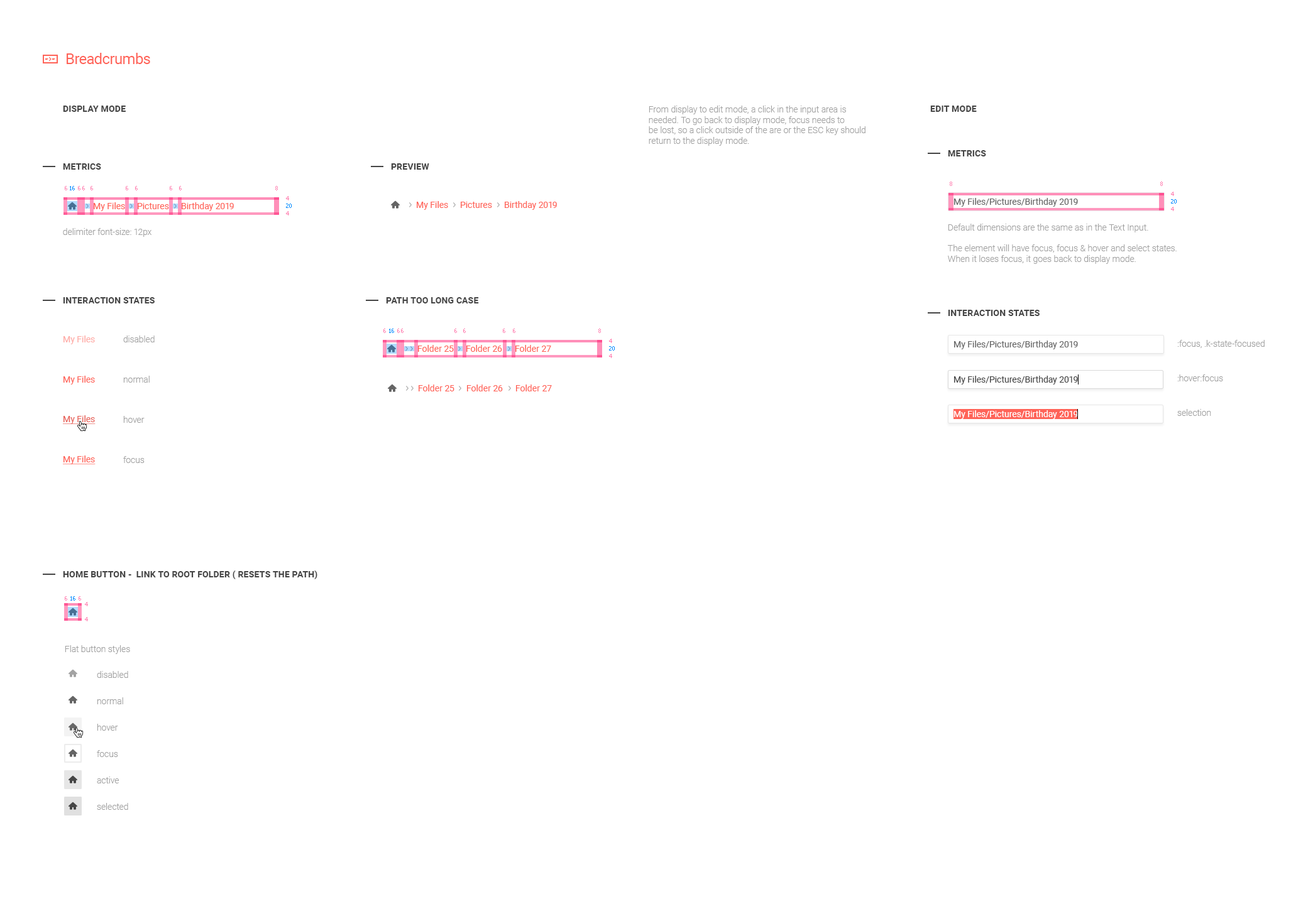
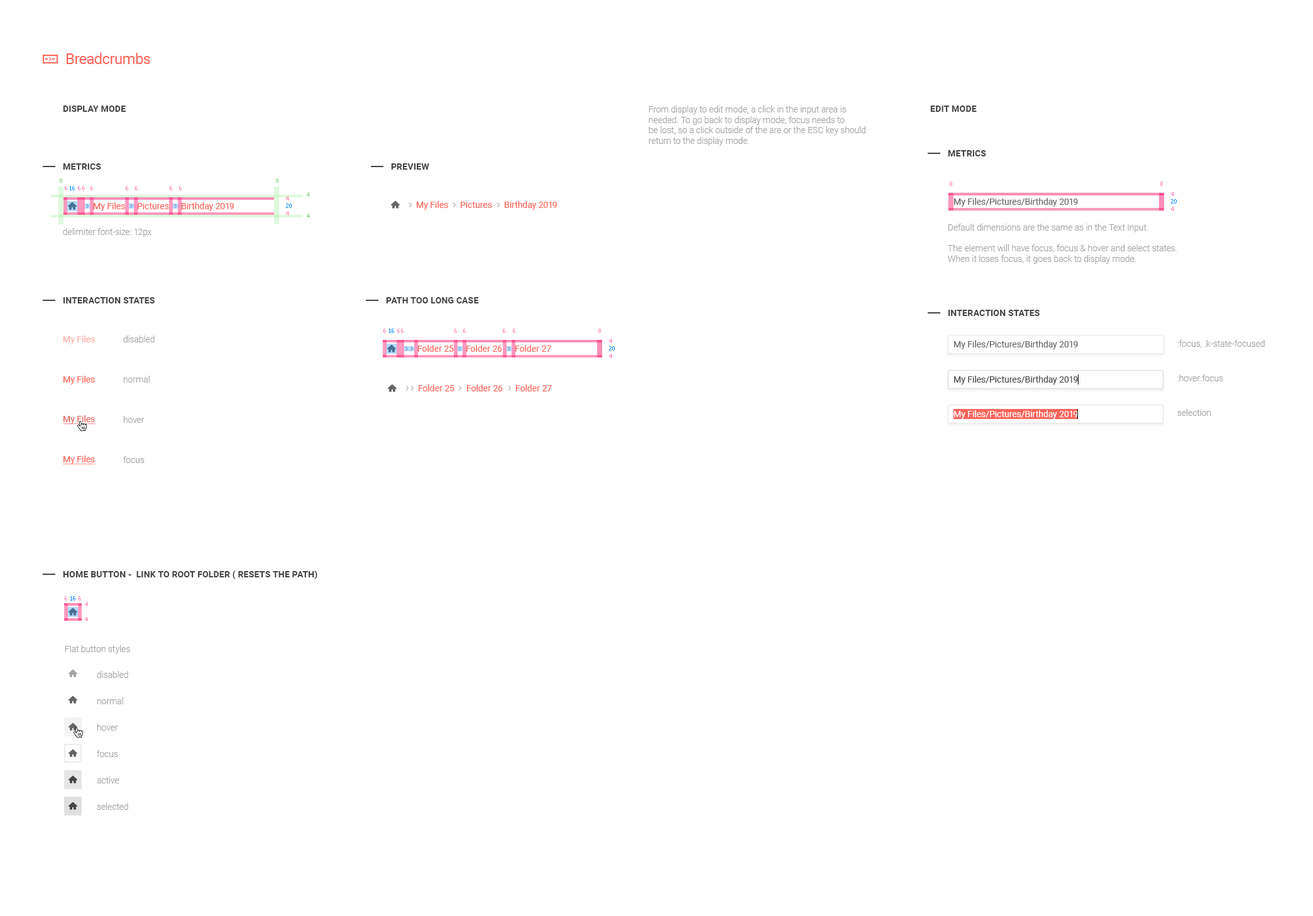
Before/after of a 1313px x 916px layered artwork. What changed in the layer stack:
added layer "4 copy 2" in group "Group 1" over [306, 213, 310, 219]
added layer "4" (4th of 8, in "Metrics in Display Mode" › "Group 1") in group "Group 1" over [306, 192, 310, 197]
added layer "8 copy" in group "Group 1" over [275, 178, 279, 183]
painted on "8" (2nd of 4, in "Metrics in Display Mode" › "Group 1") over [59, 178, 278, 191]
removed layer "Layer 5" (2nd of 3, in "Metrics in Display Mode" › "Group 1") (was 44%) from group "Group 1" over [274, 197, 280, 215]
added layer "Rectangle 2 copy" (37%) in group "Group 1" over [274, 186, 280, 225]
added layer "Rectangle 2" (37%) in group "Group 1" over [58, 186, 64, 225]
added layer "Rectangle 1 copy" (37%) in group "Group 1" over [50, 214, 303, 218]
added layer "Rectangle 1" (37%) in group "Group 1" over [50, 194, 303, 198]
painted on "Layer 3" (2nd of 3, in "Metrics in Display Mode" › "Group 1") over [274, 197, 280, 200]
painted on "Layer 2" (2nd of 3, in "Metrics in Display Mode" › "Group 1") over [274, 212, 280, 215]
